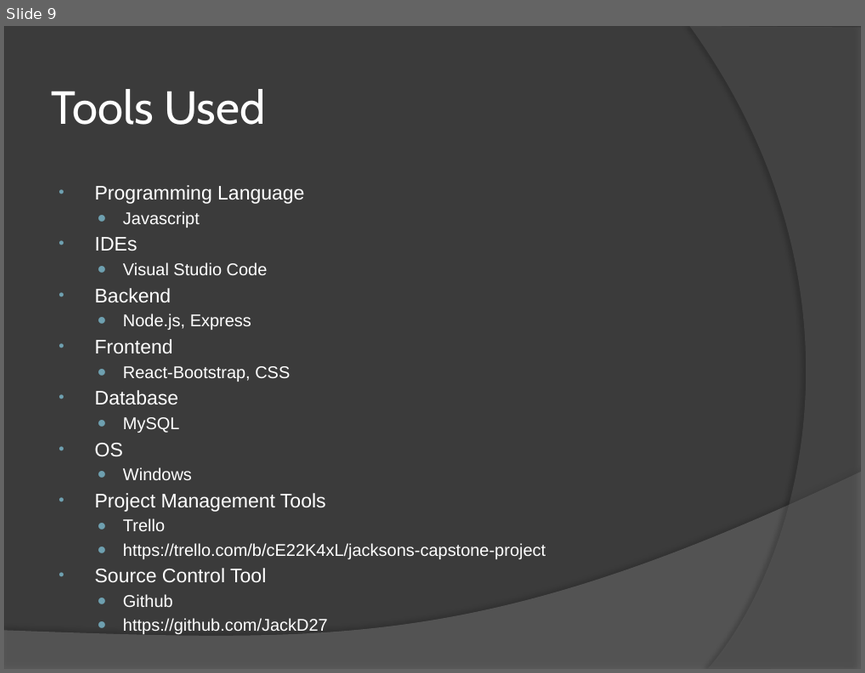
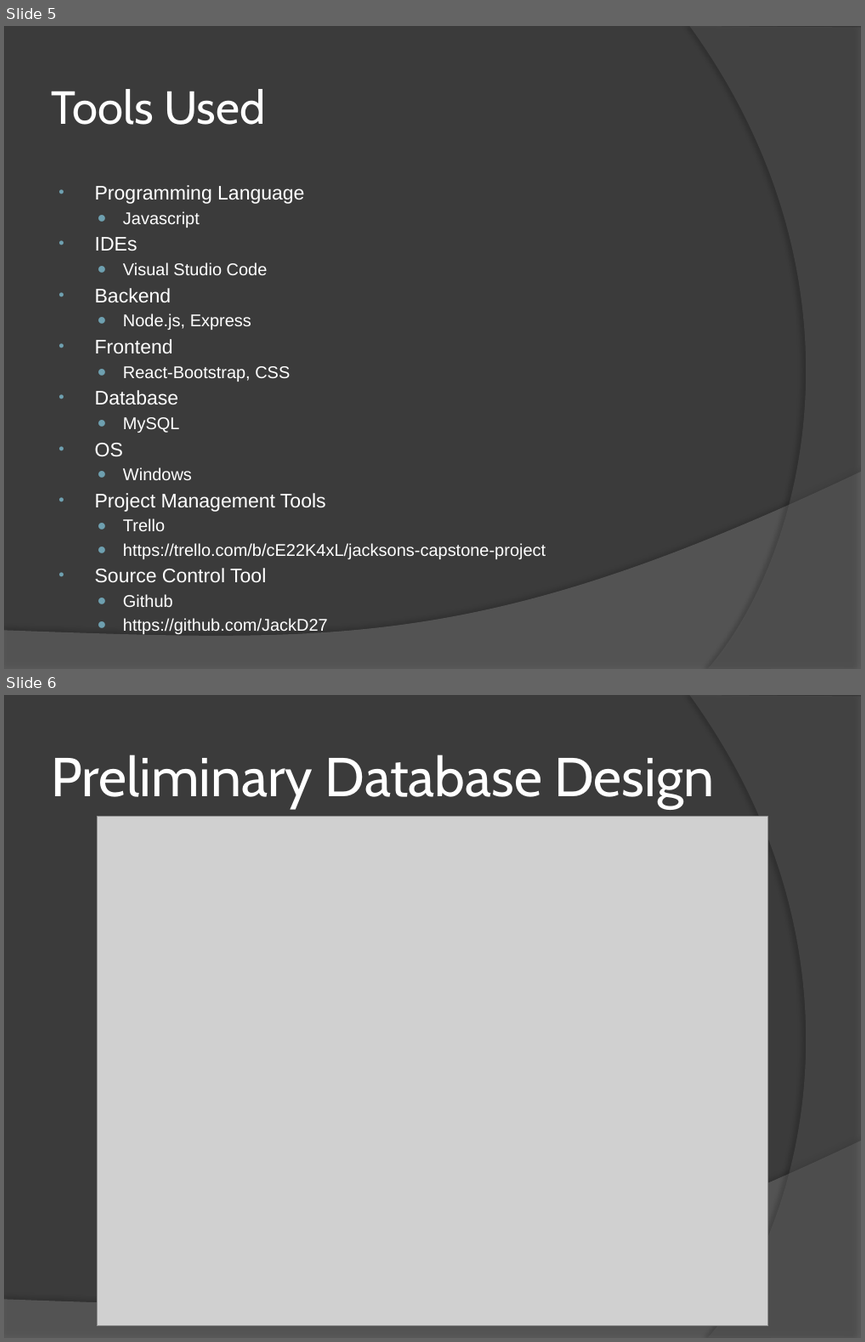
Before and after one commit to JackD27/CapstoneProject, a slide deck: FinalMoneypadPowerpoint.pptx. Shown one above the other, each under a label of ours: slide 9 before the commit, slides 5 and 6 after it. The pictures are 865x673 and 865x1342 pixels, drawn with LibreOffice and Linux fonts; fonts in the diff are those of the drawing; grey boxes stand for pictures. Boxes give left, top, right and bottom in pixels: in the first picture for what was removed or moved away, otherwise in the second. Text is boxed around its words. In the diff, an @@ line names an element or a change of style, - is before the commit and + after.

```diff
--- a/FinalMoneypadPowerpoint.pptx
+++ b/FinalMoneypadPowerpoint.pptx
@@ slide 6 added at [4, 695, 861, 1338], background #3B3B3B; not listed: 2 template elements that a slide beside it also shows @@
@@ title added at [51, 755, 714, 808], 46 pt, text #FFFFFF @@
+Preliminary Database Design
@@ picture added at [97, 817, 767, 1326] @@
@@ what was slide 9 is now slide 5 @@
```
Also in this commit, not shown: 5 slides changed.
